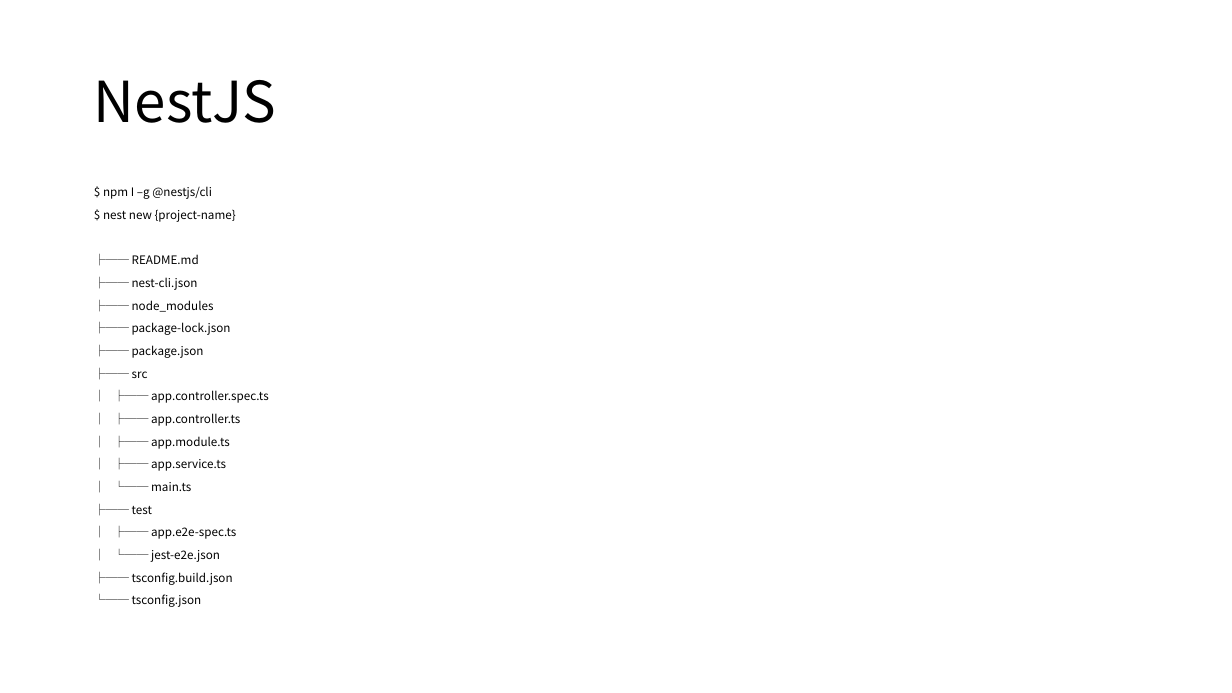
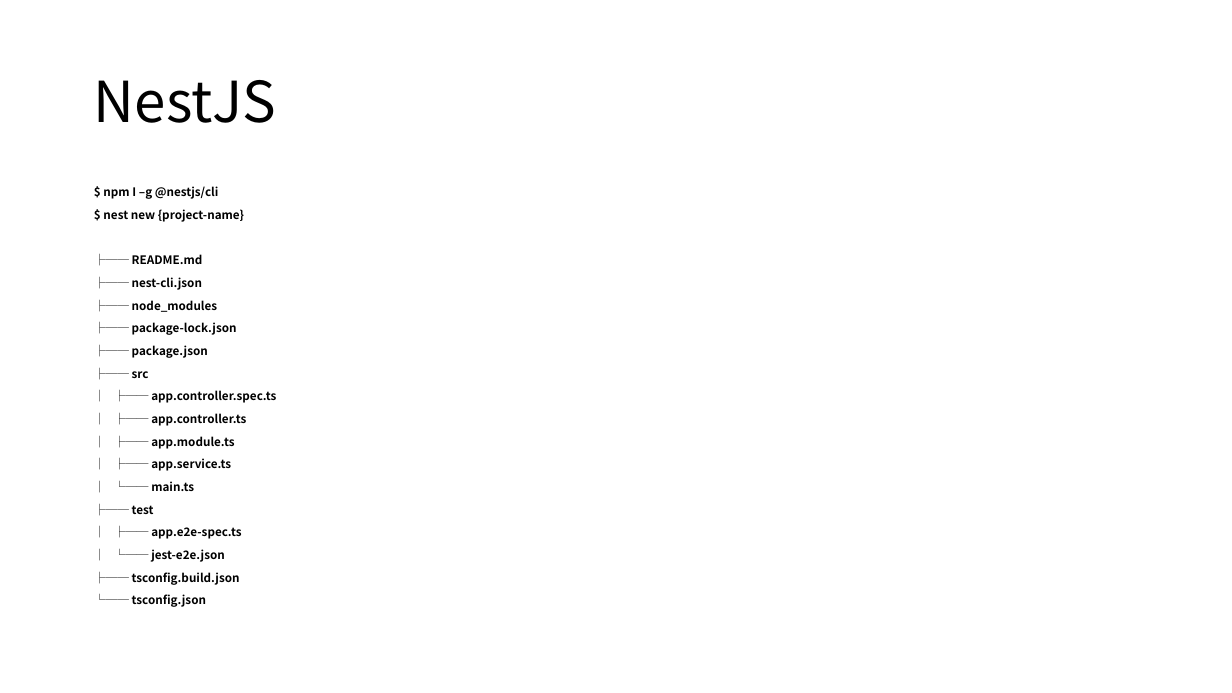
Before and after one commit to 92-seok/wooboWEB-NextJS-migration-, a slide deck: slide 4 of doc/개발환경_설치매뉴얼(Nest.JS).pptx. Drawn at 1232x693 pixels with LibreOffice and Linux fonts; fonts in the diff are those of the drawing. Boxes give left, top, right and bottom in pixels: in the first picture for what was removed or moved away, otherwise in the second. Text is boxed around its words. In the diff, an @@ line names an element or a change of style, - is before the commit and + after.

```diff
--- a/doc/개발환경_설치매뉴얼(Nest.JS).pptx
+++ b/doc/개발환경_설치매뉴얼(Nest.JS).pptx
@@ text "$ npm I –g @nestjs/cli" at <box>103,186,276,607</box>: bold on @@
```
Also in this commit, not shown: 33 other files.
